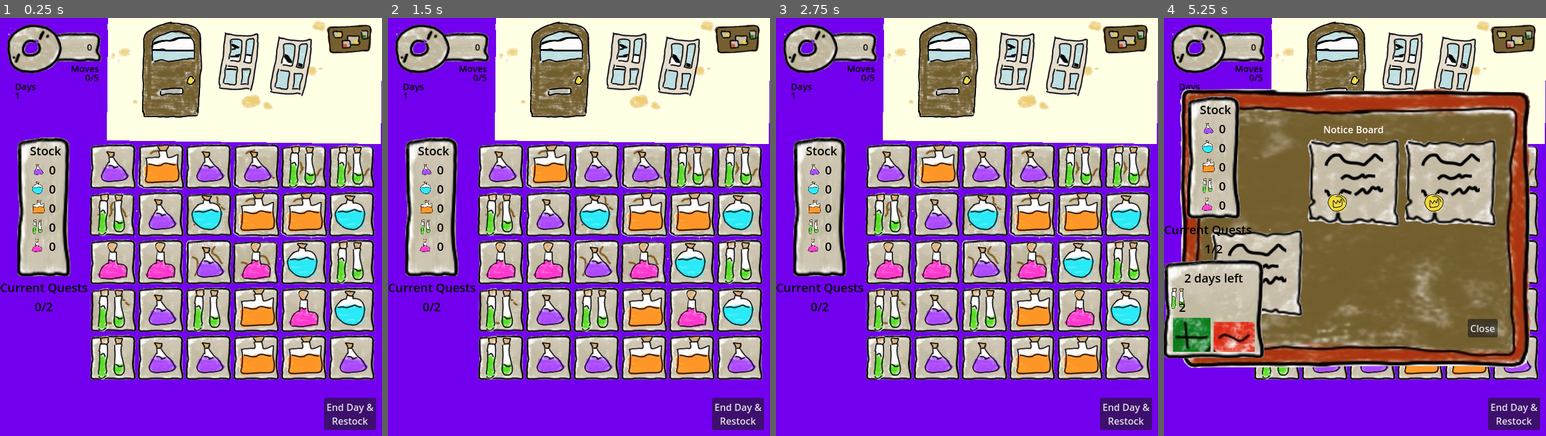
Above: before the commit, frames 1-4 (left to right).
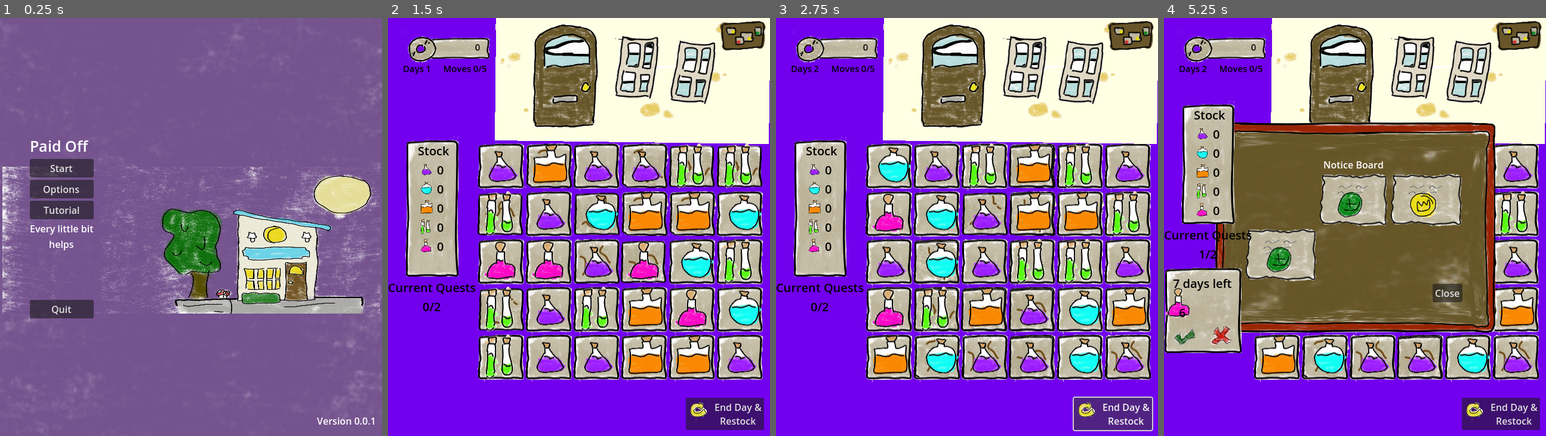
Above: after the commit, the same moments.

Repository: cncarey/PirateSoftwareJam15
Game: Godot game, scene res://Menus/main_menu.tscn
Same seed, same stepped clock (60 frames per second), same inputs: the game is played once before the commit and once after it. Before the commit the project starts from res://Scenes/MainShop.tscn.
Inputs (mouse positions are in pixels of both pictures, inside the frame that each line leads up to; where the layout moved, square brackets give the same spot in the first picture):
- Up to frame 1 (0.25 s): no input
- Up to frame 2 (1.5 s): click (739, 415) at 0.5 s, where only the run before the commit has a clickable "End Day & Restock"; click (449, 168) at 1.25 s, where only the run after the commit has a clickable "Start"
- Up to frame 3 (2.75 s): click "End Day & Restock" at 2 s
- Up to frame 4 (5.25 s): click (1519, 34) [1511, 38] at 2.75 s; click (1282, 201) at 3.52 s; click "Remove" at 4.25 s; click "Yes" at 5 s

The runs differ from the first frame. In frame 1, 99% of the frame differs, in the area x 0-100%, y 0-100%; in frame 2, 30%; in frame 3, 38%; in frame 4, 52%.

Commit message:
#9 menu screen art #1 manually reset board
#9 menu screen art #1 manually reset board updated the game art

Diff:
--- a/Menus/main_menu.tscn
+++ b/Menus/main_menu.tscn
@@ -1,7 +1,15 @@
-[gd_scene load_steps=3 format=3 uid="uid://dttm1gh5eoe5"]
+[gd_scene load_steps=6 format=3 uid="uid://dttm1gh5eoe5"]
 
 [ext_resource type="Script" path="res://Menus/main_menu.gd" id="1_j4y5q"]
+[ext_resource type="Texture2D" uid="uid://cd3e1ylatduft" path="res://Assets/MainMenu.png" id="2_i5141"]
 [ext_resource type="PackedScene" uid="uid://cxq44ooukv26n" path="res://Menus/Options.tscn" id="2_j0kug"]
+
+[sub_resource type="AtlasTexture" id="AtlasTexture_7lwia"]
+atlas = ExtResource("2_i5141")
+region = Rect2(177, 107, 176, 179)
+
+[sub_resource type="LabelSettings" id="LabelSettings_6fvcg"]
+font_size = 25
 
 [node name="MainMenu" type="Control"]
 layout_mode = 3
@@ -11,6 +19,26 @@
 grow_horizontal = 2
 grow_vertical = 2
 script = ExtResource("1_j4y5q")
+
+[node name="TextureRect2" type="TextureRect" parent="."]
+layout_mode = 1
+anchors_preset = 15
+anchor_right = 1.0
+anchor_bottom = 1.0
+grow_horizontal = 2
+grow_vertical = 2
+texture = SubResource("AtlasTexture_7lwia")
+expand_mode = 4
+stretch_mode = 1
+
+[node name="TextureRect" type="TextureRect" parent="."]
+layout_mode = 0
+offset_left = 4.0
+offset_top = 249.0
+offset_right = 637.0
+offset_bottom = 495.0
+texture = ExtResource("2_i5141")
+expand_mode = 3
 
 [node name="MainContainer" type="MarginContainer" parent="."]
 layout_mode = 1
@@ -28,7 +56,8 @@
 
 [node name="GameTitle" type="Label" parent="MainContainer/MainContainer"]
 layout_mode = 2
-text = "Game Title"
+text = "Paid Off"
+label_settings = SubResource("LabelSettings_6fvcg")
 
 [node name="Start" type="Button" parent="MainContainer/MainContainer"]
 layout_mode = 2
@@ -41,6 +70,16 @@
 [node name="Tutorial" type="Button" parent="MainContainer/MainContainer"]
 layout_mode = 2
 text = "Tutorial"
+
+[node name="GameTitle2" type="Label" parent="MainContainer/MainContainer"]
+layout_mode = 2
+text = "Every little bit
+helps
+
+
+
+"
+horizontal_alignment = 1
 
 [node name="Quit" type="Button" parent="MainContainer/MainContainer"]
 layout_mode = 2
@@ -58,6 +97,24 @@
 grow_horizontal = 1
 theme_override_constants/margin_left = 50
 
+[node name="MarginContainer" type="MarginContainer" parent="."]
+layout_mode = 1
+anchors_preset = 3
+anchor_left = 1.0
+anchor_top = 1.0
+anchor_right = 1.0
+anchor_bottom = 1.0
+offset_left = -99.0
+offset_top = -40.0
+grow_horizontal = 0
+grow_vertical = 0
+theme_override_constants/margin_right = 10
+theme_override_constants/margin_bottom = 10
+
+[node name="Label" type="Label" parent="MarginContainer"]
+layout_mode = 2
+text = "Version 0.0.1"
+
 [connection signal="pressed" from="MainContainer/MainContainer/Start" to="." method="_on_start_pressed"]
 [connection signal="pressed" from="MainContainer/MainContainer/Options" to="." method="showOptions"]
 [connection signal="pressed" from="MainContainer/MainContainer/Quit" to="." method="_on_quit_pressed"]
--- a/Scenes/MainShop.gd
+++ b/Scenes/MainShop.gd
@@ -2,6 +2,7 @@
 @onready var canvas_layer = $CanvasLayer
 @onready var notice_board_button = $CanvasLayer/NoticeBoardButton
 @onready var center_container = $CanvasLayer/CenterContainer
+@onready var grid = $grid
 
 
 var noticeBoard = preload("res://UI/notice_board.tscn")
@@ -51,3 +52,9 @@
 	#	- user can reset the board for a fee
 	QuestManager.curDay += 1
 	pass
+
+
+func _on_restock_pressed():
+	onEndOfDay()
+	grid.clearBoard()
+	pass # Replace with function body.
--- a/Scenes/MainShop.tscn
+++ b/Scenes/MainShop.tscn
@@ -8,13 +8,17 @@
 [ext_resource type="PackedScene" uid="uid://baje1fv4yqxy5" path="res://UI/notice_board_button.tscn" id="5_2w8ck"]
 [ext_resource type="PackedScene" uid="uid://cb78fq8fn1mh4" path="res://UI/quests_ui.tscn" id="7_xfug3"]
 
+[sub_resource type="AtlasTexture" id="AtlasTexture_35eem"]
+atlas = ExtResource("4_jjg36")
+region = Rect2(843, 48, 40, 40)
+
 [sub_resource type="AtlasTexture" id="AtlasTexture_futqo"]
 atlas = ExtResource("4_jjg36")
-region = Rect2(1932.6, 333.14, 621, 624)
+region = Rect2(960.5, 165.5, 315, 315)
 
 [sub_resource type="AtlasTexture" id="AtlasTexture_pbmwt"]
 atlas = ExtResource("4_jjg36")
-region = Rect2(812, 319, 1087, 510)
+region = Rect2(400, 162, 555, 241)
 
 [node name="MainShop" type="Node2D"]
 script = ExtResource("1_1y7xo")
@@ -40,29 +44,15 @@
 
 [node name="CanvasLayer" type="CanvasLayer" parent="."]
 
+[node name="ParallaxBackground" type="ParallaxBackground" parent="CanvasLayer"]
+
+[node name="ParallaxLayer" type="ParallaxLayer" parent="CanvasLayer/ParallaxBackground"]
+
 [node name="CoinUI" parent="CanvasLayer" instance=ExtResource("3_8k7vs")]
 offset_left = 25.0
 offset_top = 20.0
 offset_right = 60.0
 offset_bottom = 55.0
-
-[node name="MarginContainer" type="MarginContainer" parent="CanvasLayer"]
-anchors_preset = 3
-anchor_left = 1.0
-anchor_top = 1.0
-anchor_right = 1.0
-anchor_bottom = 1.0
-offset_left = -92.0
-offset_top = -59.0
-grow_horizontal = 0
-grow_vertical = 0
-theme_override_constants/margin_right = 10
-theme_override_constants/margin_bottom = 10
-
-[node name="Button" type="Button" parent="CanvasLayer/MarginContainer"]
-layout_mode = 2
-text = "End Day &
-Restock"
 
 [node name="CenterContainer" type="CenterContainer" parent="CanvasLayer"]
 anchors_preset = 15
@@ -72,10 +62,11 @@
 grow_vertical = 2
 
 [node name="NoticeBoardButton" parent="CanvasLayer" instance=ExtResource("5_2w8ck")]
-
-[node name="ParallaxBackground" type="ParallaxBackground" parent="CanvasLayer"]
-
-[node name="ParallaxLayer" type="ParallaxLayer" parent="CanvasLayer/ParallaxBackground"]
+offset_left = -84.0
+offset_top = 3.0
+offset_right = -7.0
+offset_bottom = 56.0
+scale = Vector2(1, 1)
 
 [node name="VBoxContainer" type="VBoxContainer" parent="CanvasLayer"]
 anchors_preset = 4
@@ -94,19 +85,39 @@
 [node name="QuestsUI" parent="CanvasLayer/VBoxContainer" instance=ExtResource("7_xfug3")]
 layout_mode = 2
 
+[node name="MarginContainer" type="MarginContainer" parent="CanvasLayer"]
+anchors_preset = 3
+anchor_left = 1.0
+anchor_top = 1.0
+anchor_right = 1.0
+anchor_bottom = 1.0
+offset_left = -97.0
+offset_top = -64.0
+grow_horizontal = 0
+grow_vertical = 0
+theme_override_constants/margin_right = 10
+theme_override_constants/margin_bottom = 10
+
+[node name="Restock" type="Button" parent="CanvasLayer/MarginContainer"]
+layout_mode = 2
+text = "End Day &
+Restock"
+icon = SubResource("AtlasTexture_35eem")
+
 [node name="Clouds" type="Sprite2D" parent="."]
-position = Vector2(383, 70)
-scale = Vector2(0.518519, 0.170873)
+position = Vector2(432.5, 84)
+scale = Vector2(1.23492, 0.47619)
 texture = SubResource("AtlasTexture_futqo")
 
 [node name="Polygon2D" type="Polygon2D" parent="."]
 position = Vector2(-4, -2)
 color = Color(1, 1, 0.894118, 1)
-polygon = PackedVector2Array(183, 207, 642, 213, 645, 2, 185, 2, 184, 22, 331, 26, 436, 31, 428, 81, 465, 81, 476, 38, 522, 43, 511, 123, 461, 120, 467, 80, 429, 80, 422, 113, 376, 115, 384, 25, 331, 26, 332, 156, 253, 155, 253, 23, 185, 21)
+polygon = PackedVector2Array(183, 207, 642, 213, 645, 2, 185, 2, 184, 22, 337, 34, 454, 40, 451, 82, 497, 82, 499, 48, 548, 47, 534, 135, 484, 131, 498, 82, 448, 88, 438, 129, 391, 128, 403, 40, 331, 26, 347, 46, 347, 90, 261, 92, 268, 27, 185, 21)
 
 [node name="StoreEntry" type="Sprite2D" parent="."]
-position = Vector2(372, 90)
-scale = Vector2(0.35, 0.35)
+position = Vector2(387, 97)
+scale = Vector2(0.75, 0.75)
 texture = SubResource("AtlasTexture_pbmwt")
 
 [connection signal="OpenNoticeBoard" from="CanvasLayer/NoticeBoardButton" to="." method="openNoticeBoard"]
+[connection signal="pressed" from="CanvasLayer/MarginContainer/Restock" to="." method="_on_restock_pressed"]
--- /dev/null
+++ b/Scenes/OpeningScene.tscn
@@ -0,0 +1,3 @@
+[gd_scene format=3 uid="uid://do448l1codh1g"]
+
+[node name="OpeningScene" type="Node2D"]
--- a/Scenes/backgroundBlock.tscn
+++ b/Scenes/backgroundBlock.tscn
@@ -7,7 +7,6 @@
 script = ExtResource("1_tkvci")
 
 [node name="Sprite2D" type="Sprite2D" parent="."]
-scale = Vector2(0.5, 0.5)
 texture = ExtResource("2_1k25d")
 hframes = 16
 vframes = 6
--- a/Scenes/grid.gd
+++ b/Scenes/grid.gd
@@ -237,3 +237,15 @@
 	curState = moving
 	moveChecked = false
 	QuestManager.curTurn += 1
+
+func clearBoard():
+	for w in width:
+		for h in height:
+			if potions[w][h] != null:
+				potions[w][h].queue_free()
+				potions[w][h] = null
+
+	for w in width:
+		for h in height:
+			initPotion(w, h,true)
+	pass
--- a/Scenes/potion.tscn
+++ b/Scenes/potion.tscn
@@ -7,7 +7,6 @@
 script = ExtResource("1_y3p7u")
 
 [node name="Sprite2D" type="Sprite2D" parent="."]
-scale = Vector2(0.5, 0.5)
 texture = ExtResource("2_j3hvo")
 hframes = 16
 vframes = 6
--- a/UI/coin_ui.tscn
+++ b/UI/coin_ui.tscn
@@ -6,11 +6,11 @@
 
 [sub_resource type="AtlasTexture" id="AtlasTexture_ia1vf"]
 atlas = ExtResource("1_r6sbb")
-region = Rect2(1280, 0, 160, 160)
+region = Rect2(640, 0, 80, 80)
 
 [sub_resource type="AtlasTexture" id="AtlasTexture_tpfx5"]
 atlas = ExtResource("1_r6sbb")
-region = Rect2(803, 162, 152, 150)
+region = Rect2(400, 76, 77, 80)
 
 [node name="CoinUI" type="Control"]
 layout_mode = 3
@@ -61,9 +61,9 @@
 [node name="MarginContainer" type="MarginContainer" parent="VBoxContainer/HBoxContainer/MarginContainer2/MarginContainer"]
 layout_mode = 2
 theme_override_constants/margin_left = 100
-theme_override_constants/margin_top = 19
+theme_override_constants/margin_top = 12
 theme_override_constants/margin_right = 20
-theme_override_constants/margin_bottom = 19
+theme_override_constants/margin_bottom = 12
 
 [node name="CoinCount" type="Label" parent="VBoxContainer/HBoxContainer/MarginContainer2/MarginContainer/MarginContainer"]
 unique_name_in_owner = true
@@ -76,30 +76,37 @@
 layout_mode = 2
 theme_override_constants/margin_top = -19
 
-[node name="VBoxContainer" type="VBoxContainer" parent="VBoxContainer/MarginContainer"]
+[node name="VBoxContainer" type="HBoxContainer" parent="VBoxContainer/MarginContainer"]
 layout_mode = 2
-theme_override_constants/separation = -8
 
-[node name="Move" type="Label" parent="VBoxContainer/MarginContainer/VBoxContainer"]
+[node name="HBoxContainer" type="HBoxContainer" parent="VBoxContainer/MarginContainer/VBoxContainer"]
+layout_mode = 2
+size_flags_horizontal = 3
+
+[node name="Day" type="Label" parent="VBoxContainer/MarginContainer/VBoxContainer/HBoxContainer"]
+layout_mode = 2
+text = "Days"
+label_settings = ExtResource("3_t1vke")
+
+[node name="DayCount" type="Label" parent="VBoxContainer/MarginContainer/VBoxContainer/HBoxContainer"]
+unique_name_in_owner = true
+layout_mode = 2
+text = "0"
+label_settings = ExtResource("3_t1vke")
+
+[node name="HBoxContainer2" type="HBoxContainer" parent="VBoxContainer/MarginContainer/VBoxContainer"]
+layout_mode = 2
+size_flags_horizontal = 3
+
+[node name="Move" type="Label" parent="VBoxContainer/MarginContainer/VBoxContainer/HBoxContainer2"]
 layout_mode = 2
 text = "Moves"
 label_settings = ExtResource("3_t1vke")
 horizontal_alignment = 2
 
-[node name="MoveCount" type="Label" parent="VBoxContainer/MarginContainer/VBoxContainer"]
+[node name="MoveCount" type="Label" parent="VBoxContainer/MarginContainer/VBoxContainer/HBoxContainer2"]
 unique_name_in_owner = true
 layout_mode = 2
 text = "0/15"
 label_settings = ExtResource("3_t1vke")
 horizontal_alignment = 2
-
-[node name="Day" type="Label" parent="VBoxContainer/MarginContainer/VBoxContainer"]
-layout_mode = 2
-text = "Days"
-label_settings = ExtResource("3_t1vke")
-
-[node name="DayCount" type="Label" parent="VBoxContainer/MarginContainer/VBoxContainer"]
-unique_name_in_owner = true
-layout_mode = 2
-text = "0"
-label_settings = ExtResource("3_t1vke")
--- a/UI/notice_board.tscn
+++ b/UI/notice_board.tscn
@@ -5,7 +5,7 @@
 
 [sub_resource type="AtlasTexture" id="AtlasTexture_13nfe"]
 atlas = ExtResource("2_npk88")
-region = Rect2(324, 482, 308, 310)
+region = Rect2(163, 243, 151, 152)
 
 [node name="NoticeBoard" type="MarginContainer"]
 offset_right = 40.0
--- a/UI/notice_board_button.tscn
+++ b/UI/notice_board_button.tscn
@@ -5,7 +5,7 @@
 
 [sub_resource type="AtlasTexture" id="AtlasTexture_1ovb8"]
 atlas = ExtResource("1_a0dg8")
-region = Rect2(1439, 36, 156, 102)
+region = Rect2(720.544, 17.7533, 77.3334, 53.3333)
 
 [node name="NoticeBoardButton" type="TextureButton"]
 anchors_preset = 1
--- a/UI/notice_board_item.tscn
+++ b/UI/notice_board_item.tscn
@@ -5,27 +5,27 @@
 
 [sub_resource type="AtlasTexture" id="AtlasTexture_krju2"]
 atlas = ExtResource("1_h53q2")
-region = Rect2(967, 159, 160, 160)
+region = Rect2(494.115, 89.9156, 67.1605, 61.6296)
 
 [sub_resource type="AtlasTexture" id="AtlasTexture_s3v32"]
 atlas = ExtResource("1_h53q2")
-region = Rect2(1275, 164, 160, 160)
+region = Rect2(645.57, 90.8968, 62.5515, 63.4732)
 
 [sub_resource type="AtlasTexture" id="AtlasTexture_5s6md"]
 atlas = ExtResource("1_h53q2")
-region = Rect2(1445, 172, 160, 160)
+region = Rect2(728.268, 90.9403, 66.7654, 58.9959)
 
 [sub_resource type="AtlasTexture" id="AtlasTexture_juotk"]
 atlas = ExtResource("1_h53q2")
-region = Rect2(493.869, 327.582, 140.444, 145.778)
+region = Rect2(321.071, 165.468, 78.2222, 72.8889)
 
 [sub_resource type="AtlasTexture" id="AtlasTexture_n06t0"]
 atlas = ExtResource("1_h53q2")
-region = Rect2(1639.81, 29.6, 98.778, 88.889)
+region = Rect2(884.444, 83.5432, 34.3704, 29.8272)
 
 [sub_resource type="AtlasTexture" id="AtlasTexture_xyugw"]
 atlas = ExtResource("1_h53q2")
-region = Rect2(986.281, 179.816, 129.333, 125.778)
+region = Rect2(494.695, 88.4666, 66.963, 64.3951)
 
 [node name="NoticeBoardItem" type="MarginContainer"]
 size_flags_horizontal = 3
@@ -79,6 +79,7 @@
 
 [node name="Label" type="Label" parent="MarginContainer/VBoxContainer/messageContainer/MarginContainer"]
 layout_mode = 2
+text = "  "
 
 [node name="TextureButton" type="TextureButton" parent="."]
 layout_mode = 2
--- a/UI/potion_notice.tscn
+++ b/UI/potion_notice.tscn
@@ -5,31 +5,31 @@
 
 [sub_resource type="AtlasTexture" id="AtlasTexture_8iq0q"]
 atlas = ExtResource("1_f7ras")
-region = Rect2(803, 162, 152, 150)
+region = Rect2(400, 76, 77, 80)
 
 [sub_resource type="AtlasTexture" id="AtlasTexture_1emla"]
 atlas = ExtResource("1_f7ras")
-region = Rect2(0, 0, 160, 160)
+region = Rect2(0, 0, 80, 80)
 
 [sub_resource type="AtlasTexture" id="AtlasTexture_wfrf5"]
 atlas = ExtResource("1_f7ras")
-region = Rect2(160, 0, 160, 160)
+region = Rect2(86, 0, 80, 80)
 
 [sub_resource type="AtlasTexture" id="AtlasTexture_rcq10"]
 atlas = ExtResource("1_f7ras")
-region = Rect2(320, 0, 160, 160)
+region = Rect2(160, 0, 80, 80)
 
 [sub_resource type="AtlasTexture" id="AtlasTexture_8qb55"]
 atlas = ExtResource("1_f7ras")
-region = Rect2(480, 0, 160, 160)
+region = Rect2(240, 0, 80, 80)
 
 [sub_resource type="AtlasTexture" id="AtlasTexture_dpux2"]
 atlas = ExtResource("1_f7ras")
-region = Rect2(650, 0, 160, 160)
+region = Rect2(320, 0, 80, 80)
 
 [sub_resource type="AtlasTexture" id="AtlasTexture_pufue"]
 atlas = ExtResource("1_f7ras")
-region = Rect2(1278, 0, 160, 160)
+region = Rect2(640, 0, 80, 80)
 
 [node name="PotionNotice" type="MarginContainer"]
 offset_right = 125.0
--- a/UI/quest_item.gd
+++ b/UI/quest_item.gd
@@ -20,7 +20,11 @@
 var quest = {}
 # Called when the node enters the scene tree for the first time.
 func _ready():
-	days_left.text = str(quest["daysLeft"])+" days left"
+	if quest.has("days")&& quest.has("curDay"):
+		var daysLeft = quest["days"] - quest["curDay"]
+		days_left.text = str(daysLeft)+" days left"
+	else:
+		days_left.text = str(quest["daysLeft"])+" days left"
 
 	#show the reqs potions
 	if quest.has(0):
--- a/UI/quest_item.tscn
+++ b/UI/quest_item.tscn
@@ -7,7 +7,7 @@
 
 [sub_resource type="AtlasTexture" id="AtlasTexture_f1c1u"]
 atlas = ExtResource("1_7hwbw")
-region = Rect2(803, 162, 152, 150)
+region = Rect2(400, 76, 77, 80)
 
 [sub_resource type="ShaderMaterial" id="ShaderMaterial_iyn3x"]
 resource_local_to_scene = true
@@ -21,7 +21,7 @@
 
 [sub_resource type="AtlasTexture" id="AtlasTexture_boat6"]
 atlas = ExtResource("1_7hwbw")
-region = Rect2(0, 0, 160, 160)
+region = Rect2(0, 0, 80, 80)
 
 [sub_resource type="ShaderMaterial" id="ShaderMaterial_cc66u"]
 resource_local_to_scene = true
@@ -35,7 +35,7 @@
 
 [sub_resource type="AtlasTexture" id="AtlasTexture_v2ssr"]
 atlas = ExtResource("1_7hwbw")
-region = Rect2(160, 0, 160, 160)
+region = Rect2(86, 0, 80, 80)
 
 [sub_resource type="ShaderMaterial" id="ShaderMaterial_jopcc"]
 resource_local_to_scene = true
@@ -49,7 +49,7 @@
 
 [sub_resource type="AtlasTexture" id="AtlasTexture_pq704"]
 atlas = ExtResource("1_7hwbw")
-region = Rect2(320, 0, 160, 160)
+region = Rect2(160, 0, 80, 80)
 
 [sub_resource type="ShaderMaterial" id="ShaderMaterial_byol7"]
 resource_local_to_scene = true
@@ -63,7 +63,7 @@
 
 [sub_resource type="AtlasTexture" id="AtlasTexture_uy7ix"]
 atlas = ExtResource("1_7hwbw")
-region = Rect2(480, 0, 160, 160)
+region = Rect2(240, 0, 80, 80)
 
 [sub_resource type="ShaderMaterial" id="ShaderMaterial_hktxp"]
 resource_local_to_scene = true
@@ -77,15 +77,15 @@
 
 [sub_resource type="AtlasTexture" id="AtlasTexture_4yliy"]
 atlas = ExtResource("1_7hwbw")
-region = Rect2(650, 0, 160, 160)
+region = Rect2(320, 0, 80, 80)
 
 [sub_resource type="AtlasTexture" id="AtlasTexture_gwl7b"]
 atlas = ExtResource("1_7hwbw")
-region = Rect2(1330, 209, 63, 57)
+region = Rect2(799.414, 1.3823, 38.5185, 38.716)
 
 [sub_resource type="AtlasTexture" id="AtlasTexture_jl1ie"]
 atlas = ExtResource("1_7hwbw")
-region = Rect2(1027, 221, 69, 50)
+region = Rect2(798.742, 41.1241, 37.7284, 39.3086)
 
 [node name="QuestItem" type="MarginContainer"]
 script = ExtResource("1_fevqc")
@@ -138,7 +138,7 @@
 [node name="PurpleIcon" type="Sprite2D" parent="MarginContainer/VBoxContainer/MarginContainer/HBoxContainer/PurpleContainer"]
 unique_name_in_owner = true
 material = SubResource("ShaderMaterial_iyn3x")
-scale = Vector2(0.25, 0.25)
+scale = Vector2(0.75, 0.75)
 texture = SubResource("AtlasTexture_boat6")
 
 [node name="PurpleCount" type="Label" parent="MarginContainer/VBoxContainer/MarginContainer/HBoxContainer/PurpleContainer"]
@@ -157,7 +157,7 @@
 [node name="BlueIcon" type="Sprite2D" parent="MarginContainer/VBoxContainer/MarginContainer/HBoxContainer/BlueContainer"]
 unique_name_in_owner = true
 material = SubResource("ShaderMaterial_cc66u")
-scale = Vector2(0.25, 0.25)
+scale = Vector2(0.75, 0.75)
 texture = SubResource("AtlasTexture_v2ssr")
 
 [node name="BlueCount" type="Label" parent="MarginContainer/VBoxContainer/MarginContainer/HBoxContainer/BlueContainer"]
@@ -175,7 +175,7 @@
 [node name="OrangeIcon" type="Sprite2D" parent="MarginContainer/VBoxContainer/MarginContainer/HBoxContainer/OrangeContainer"]
 unique_name_in_owner = true
 material = SubResource("ShaderMaterial_jopcc")
-scale = Vector2(0.25, 0.25)
+scale = Vector2(0.75, 0.75)
 texture = SubResource("AtlasTexture_pq704")
 
 [node name="OrangeCount" type="Label" parent="MarginContainer/VBoxContainer/MarginContainer/HBoxContainer/OrangeContainer"]
@@ -193,7 +193,7 @@
 [node name="GreenIcon" type="Sprite2D" parent="MarginContainer/VBoxContainer/MarginContainer/HBoxContainer/GreenContainer"]
 unique_name_in_owner = true
 material = SubResource("ShaderMaterial_byol7")
-scale = Vector2(0.25, 0.25)
+scale = Vector2(0.75, 0.75)
 texture = SubResource("AtlasTexture_uy7ix")
 
 [node name="GreenCount" type="Label" parent="MarginContainer/VBoxContainer/MarginContainer/HBoxContainer/GreenContainer"]
@@ -211,7 +211,7 @@
 [node name="PinkIcon" type="Sprite2D" parent="MarginContainer/VBoxContainer/MarginContainer/HBoxContainer/PinkContainer"]
 unique_name_in_owner = true
 material = SubResource("ShaderMaterial_hktxp")
-scale = Vector2(0.25, 0.25)
+scale = Vector2(0.75, 0.75)
 texture = SubResource("AtlasTexture_4yliy")
 
 [node name="PinkCount" type="Label" parent="MarginContainer/VBoxContainer/MarginContainer/HBoxContainer/PinkContainer"]
@@ -227,15 +227,15 @@
 
 [node name="CompleteButton" type="TextureButton" parent="MarginContainer/VBoxContainer/HBoxContainer"]
 layout_mode = 2
-size_flags_horizontal = 8
-size_flags_vertical = 8
+size_flags_horizontal = 0
+size_flags_vertical = 4
 texture_normal = SubResource("AtlasTexture_gwl7b")
 stretch_mode = 0
 
 [node name="RemoveButton" type="TextureButton" parent="MarginContainer/VBoxContainer/HBoxContainer"]
 layout_mode = 2
-size_flags_horizontal = 8
-size_flags_vertical = 8
+size_flags_horizontal = 10
+size_flags_vertical = 4
 texture_normal = SubResource("AtlasTexture_jl1ie")
 stretch_mode = 0
 
--- a/UI/stock_ui.tscn
+++ b/UI/stock_ui.tscn
@@ -6,39 +6,39 @@
 
 [sub_resource type="AtlasTexture" id="AtlasTexture_vrwxp"]
 atlas = ExtResource("1_fjrp3")
-region = Rect2(803, 162, 152, 150)
+region = Rect2(400, 76, 77, 80)
 
 [sub_resource type="AtlasTexture" id="AtlasTexture_hwxeq"]
 atlas = ExtResource("1_fjrp3")
-region = Rect2(0, 0, 160, 160)
+region = Rect2(0, 0, 80, 80)
 
 [sub_resource type="AtlasTexture" id="AtlasTexture_eils8"]
 atlas = ExtResource("1_fjrp3")
-region = Rect2(160, 0, 160, 160)
+region = Rect2(86, 0, 80, 80)
 
 [sub_resource type="AtlasTexture" id="AtlasTexture_k4p7p"]
 atlas = ExtResource("1_fjrp3")
-region = Rect2(320, 0, 160, 160)
+region = Rect2(160, 0, 80, 80)
 
 [sub_resource type="AtlasTexture" id="AtlasTexture_83o47"]
 atlas = ExtResource("1_fjrp3")
-region = Rect2(480, 0, 160, 160)
+region = Rect2(240, 0, 80, 80)
 
 [sub_resource type="AtlasTexture" id="AtlasTexture_e6jkk"]
 atlas = ExtResource("1_fjrp3")
-region = Rect2(650, 0, 160, 160)
+region = Rect2(320, 0, 80, 80)
 
 [sub_resource type="AtlasTexture" id="AtlasTexture_pfpey"]
 atlas = ExtResource("1_fjrp3")
-region = Rect2(820, 0, 160, 160)
+region = Rect2(410, 0, 80, 80)
 
 [sub_resource type="AtlasTexture" id="AtlasTexture_oq47e"]
 atlas = ExtResource("1_fjrp3")
-region = Rect2(1120, 0, 160, 160)
+region = Rect2(486, 0, 80, 80)
 
 [sub_resource type="AtlasTexture" id="AtlasTexture_ipgef"]
 atlas = ExtResource("1_fjrp3")
-region = Rect2(970, 0, 160, 160)
+region = Rect2(560, 0, 80, 80)
 
 [node name="StockUI" type="MarginContainer"]
 script = ExtResource("1_debrp")
--- a/project.godot
+++ b/project.godot
@@ -11,7 +11,7 @@
 [application]
 
 config/name="PirateSoftwareJam15"
-run/main_scene="res://Scenes/MainShop.tscn"
+run/main_scene="res://Menus/main_menu.tscn"
 config/features=PackedStringArray("4.2", "GL Compatibility")
 config/icon="res://icon.svg"
 
Binary file added: Assets/MainMenu.png
Not shown, added: Assets/MainMenu.png.import
Binary file changed: Assets/alchemyArt.png
Not shown: 1 places in Scenes/MainShop.tscn that only renumber resources
